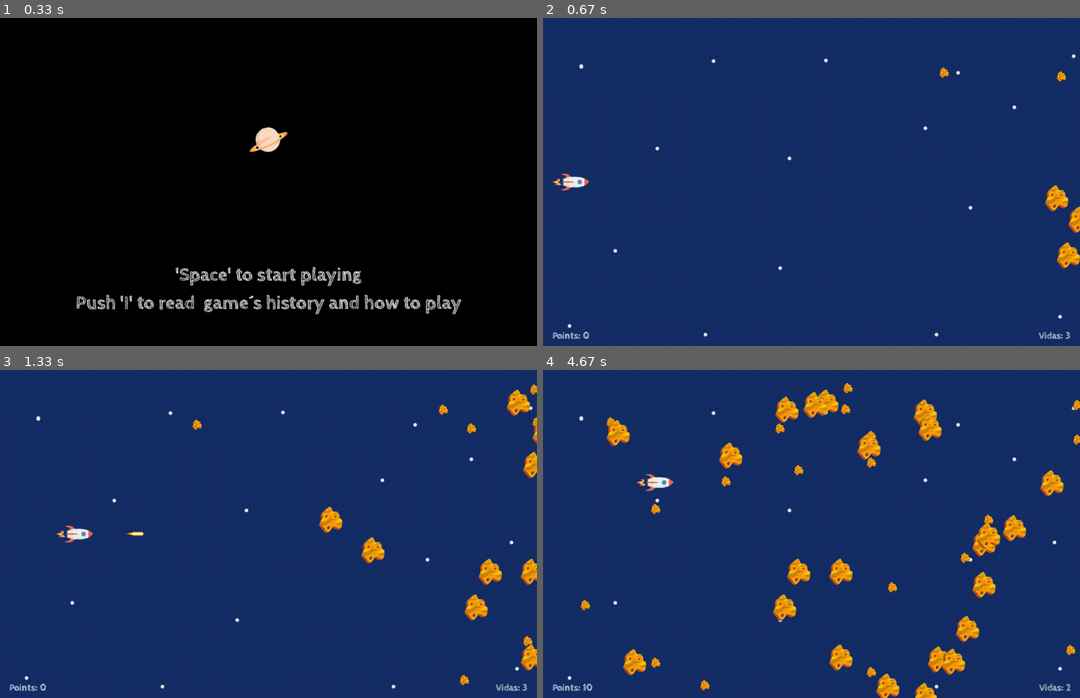
Above: before the commit, frames 1-4 (two rows, left to right).
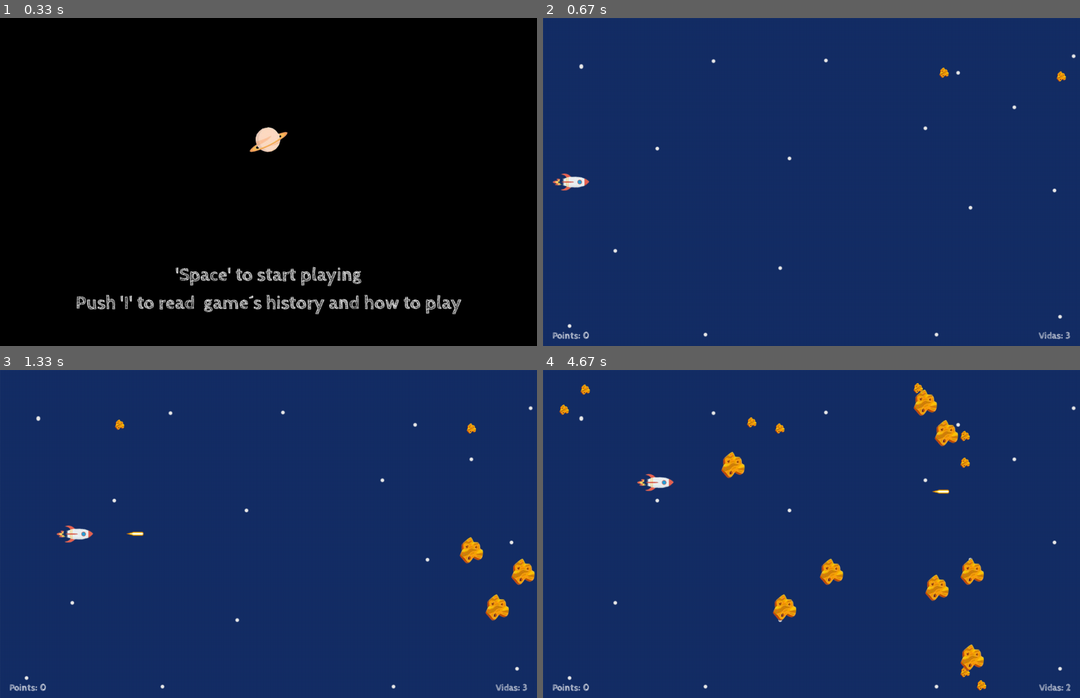
Above: after the commit, the same moments.

Repository: MarkelJM/FinalPygameSpace
Game: pygame game, started from main.py
The game is run twice, just before and just after one commit, with the same random seed, the same clock (stepped at 60 frames per second) and the same inputs.
Inputs:
- Up to frame 1 (0.33 s): no input
- Up to frame 2 (0.67 s): tap B at 0.33 s
- Up to frame 3 (1.33 s): tap Space at 0.67, 1.07 s; hold Right from 1 s (still down)
- Up to frame 4 (4.67 s): tap Space at 1.37, 1.57, 1.9, 2.2, 2.4, 2.7, 2.97, 3.3, 3.6, 3.73, 4.13, 4.43 s; release Right at 1.47 s; hold Up 1.5-1.8 s; hold Right 1.83-2.3 s; hold Left 2.33-2.87 s; hold Down 2.9-3.2 s; hold Left 3.23-3.63 s; hold Up 3.67-4.03 s; hold Right from 4.07 s (still down)

Frame 1 is identical in both runs. In frame 2, 0.6% of the frame differs, in the area x 93-100%, y 50-77%; in frame 3, 2.6%; in frame 4, 7.0%, in the area x 3-100%, y 4-100%.

Commit message:
feat.as before wth modfcation level pos not worked

Diff:
--- a/thequest/objects.py
+++ b/thequest/objects.py
@@ -14,15 +14,17 @@
     x_margin = 20
     speed = 10
 
-    def __init__(self):
+    def __init__(self, **kwargs):
         super().__init__()
 
         self.image = pg.image.load(
             os.path.join("resources", "images", "plane.png"))
 
-        self.rect = self.image.get_rect(midleft=(self.x_margin, HEIGHT/2))
+        self.rect = self.image.get_rect(**kwargs)
+        #self.rect = self.image.get_rect(midleft=(self.x_margin, HEIGHT/2))
 
     def update(self, status):
+
         if status == False:
             button = pg.key.get_pressed()
             if button[pg.K_RIGHT]:
--- a/thequest/scenes.py
+++ b/thequest/scenes.py
@@ -189,7 +189,8 @@
         super().__init__(screen)
         bg_file = os.path.join("resources", "images", "background2.png")
         self.background = pg.image.load(bg_file)
-        self.player = Plane()
+        self.x_margin = 20
+        self.player = Plane(midleft=(self.x_margin, HEIGHT/2))
 
         self.rocks_groups_small = self.rock_group_small()
         #self.rocks_groups_medium = self.rock_group_medium()
@@ -284,11 +285,11 @@
 
             # ROCK CREATER CONTROLLER
             # create first rocks to don´t have problems with create method
-            if self.create_leve_rock == True and contador_small == 1 or contador_small % 10 == 0:
+            if self.create_leve_rock == True and contador_small == 1 or contador_small % 20 == 0:
                 self.created_rock_small = self.create_rocks_small()
             #if self.create_leve_rock == True and contador_medium == 1 or contador_medium % 5 == 0:
                 #self.created_rock_medium = self.create_rocks_medium()
-            if self.create_leve_rock == True and contador_large == 1 or contador_large % 6 == 0:
+            if self.create_leve_rock == True and contador_large == 1 or contador_large % 20 == 0:
                 self.created_rock_large = self.create_rocks_large()
 
             ### UPDATE OBJECTS SETUP ###
@@ -609,8 +610,8 @@
 
                                 self.limit_time = 30000 + self.pausa_time - 2000
                                 self.level1 = False
-
-                                self.player.rect.midleft
+                                #self.rect = self.image.get_rect(midleft=(self.x_margin, HEIGHT/2))
+
                                 print("aqui 1")
                                 # print(self.pause_time_controller)
                                 # print(self.real_time)
